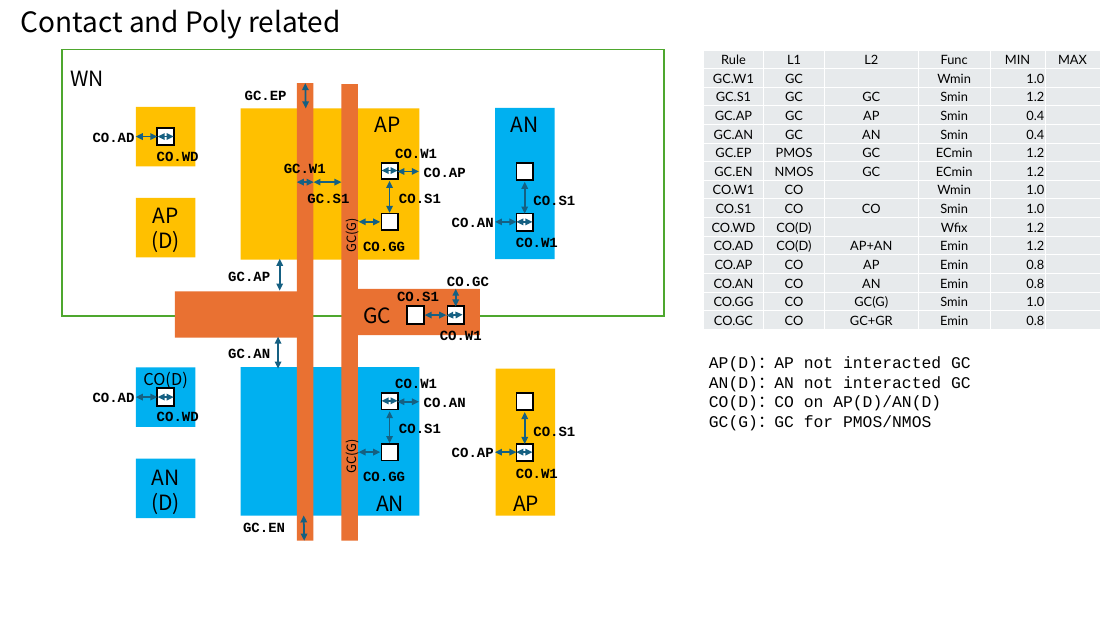
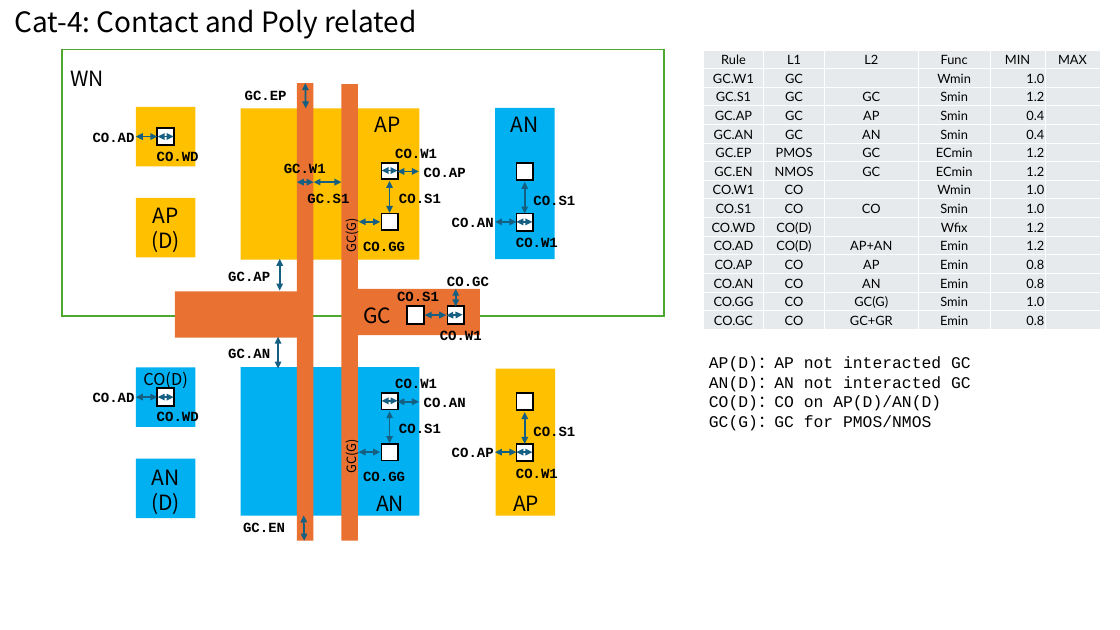
Before and after one commit to H-Ojiro/TR-1um, a slide deck: slide 6 of Document/TR-1um_DRC_summary.pptx. Drawn at 1120x630 pixels with LibreOffice and Linux fonts; fonts in the diff are those of the drawing. Boxes give left, top, right and bottom in pixels: in the first picture for what was removed or moved away, otherwise in the second. Text is boxed around its words. In the diff, an @@ line names an element or a change of style, - is before the commit and + after.

```diff
--- a/Document/TR-1um_DRC_summary.pptx
+++ b/Document/TR-1um_DRC_summary.pptx
@@ text at box(14, 9, 416, 39): text changed @@
-Contact and Poly related
+Cat-4: Contact and Poly related
```
Also in this commit, not shown: 9 other slides changed, 4 other files.
